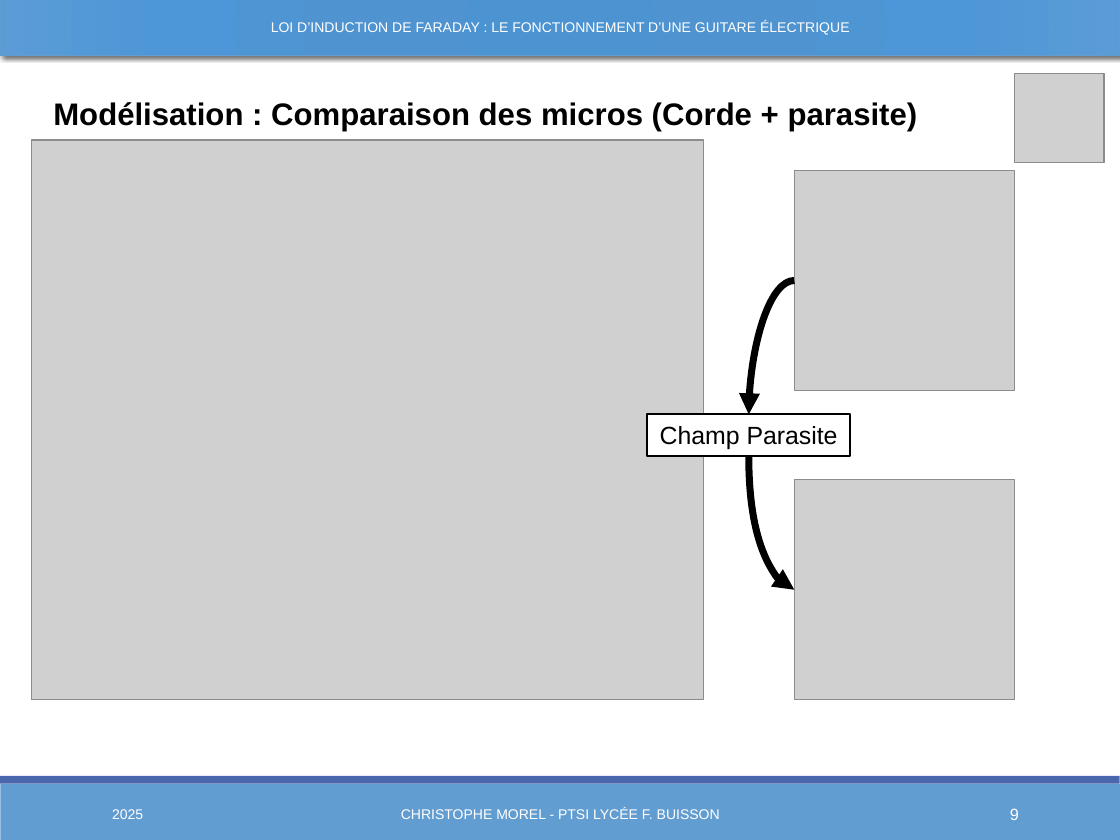
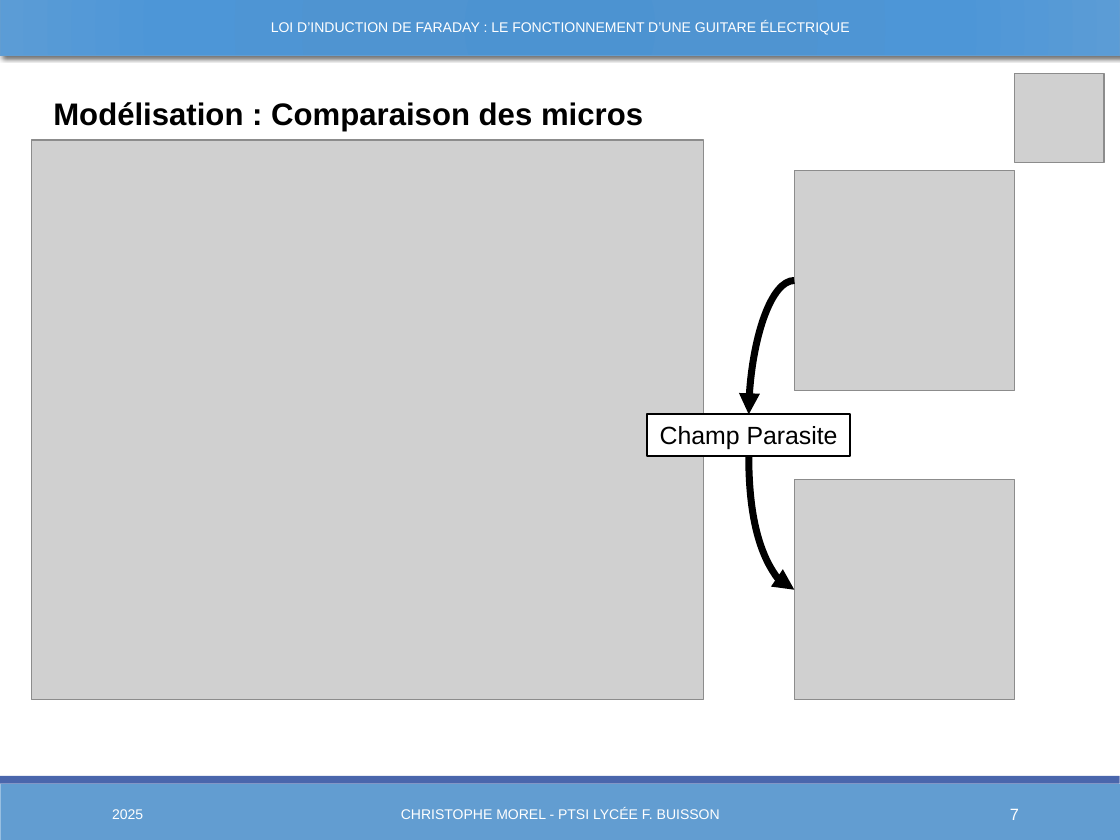
Before and after one commit to Chrismorel7/TIPE---Micro_guitare_elec, a slide deck: slide 7 of Views/Presentation3.pptx (slide 9 before the commit). Drawn at 1120x840 pixels with LibreOffice and Linux fonts; fonts in the diff are those of the drawing; grey boxes stand for pictures. Boxes give left, top, right and bottom in pixels: in the first picture for what was removed or moved away, otherwise in the second. Text is boxed around its words. In the diff, an @@ line names an element or a change of style, - is before the commit and + after.

```diff
--- a/Views/Presentation3.pptx
+++ b/Views/Presentation3.pptx
@@ text at [53,102,643,131]: text changed @@
-Modélisation : Comparaison des micros (Corde + parasite)
+Modélisation : Comparaison des micros
@@ page number at [1010,809,1019,820]: text changed @@
-9
+7
```
Also in this commit, not shown: 4 other slides changed, 1 slide removed, 3 other files.
